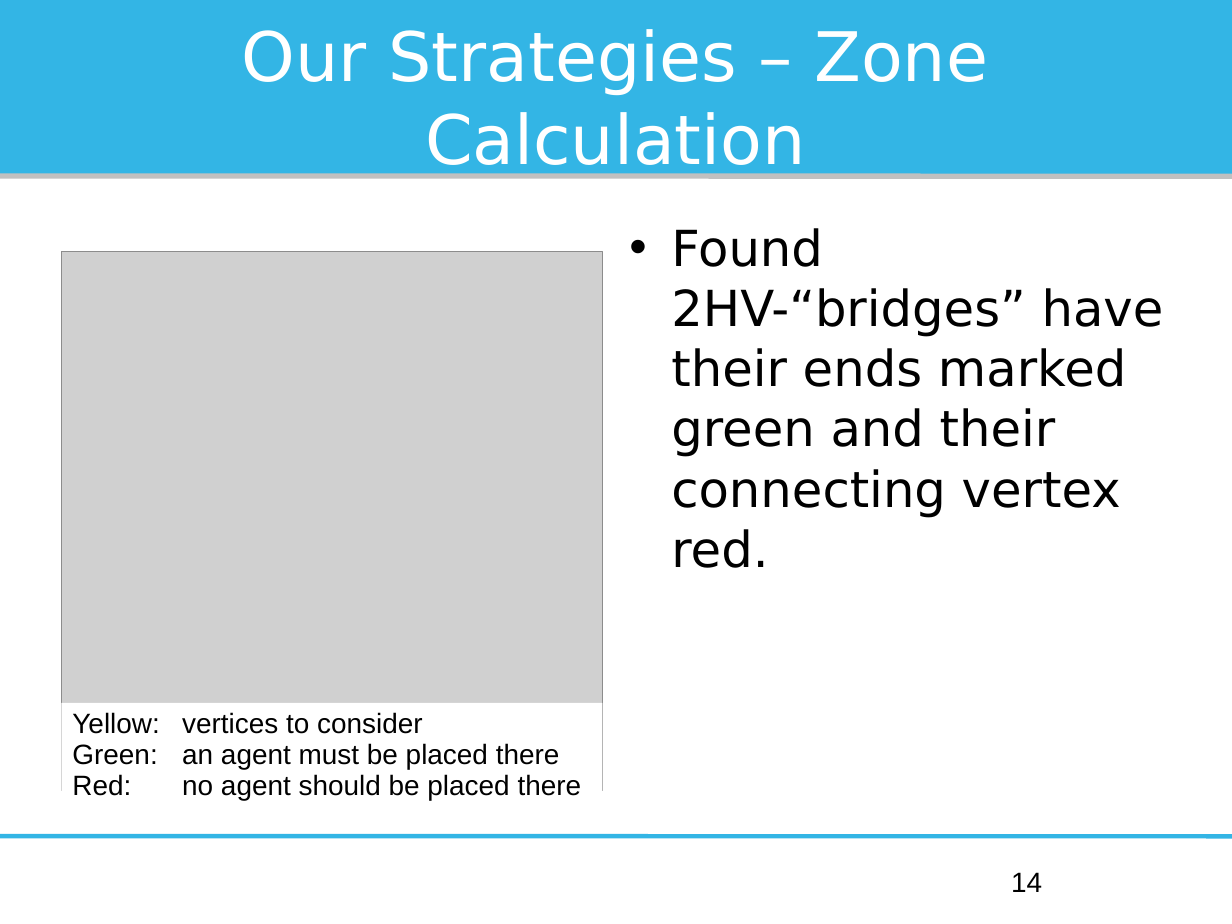
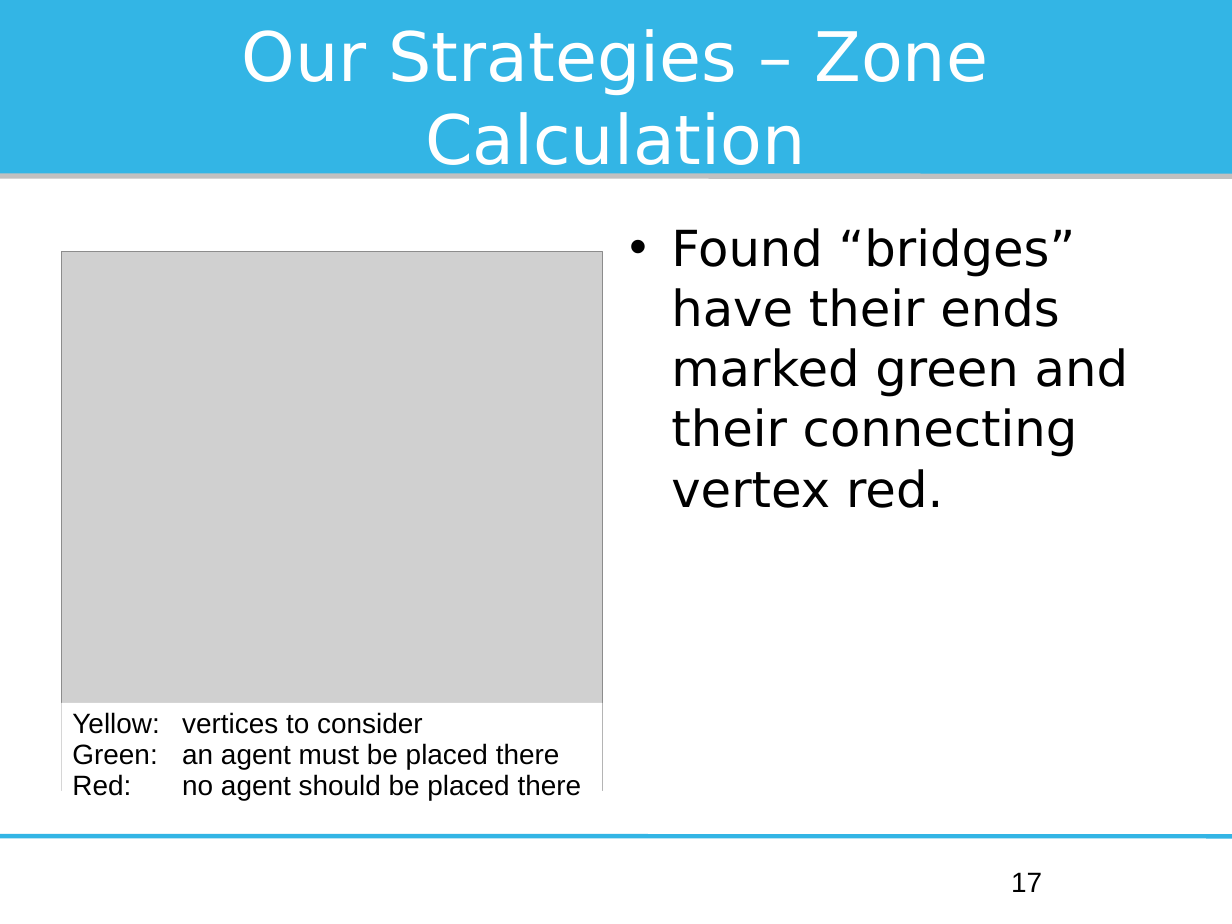
Before and after one commit to Institute-Web-Science-and-Technologies/mapc, a slide deck: slide 17 of Oberseminar/presentation.odp (slide 14 before the commit). Drawn at 1232x924 pixels with LibreOffice and Linux fonts; fonts in the diff are those of the drawing; grey boxes stand for pictures. Boxes give left, top, right and bottom in pixels: in the first picture for what was removed or moved away, otherwise in the second. Text is boxed around its words. In the diff, an @@ line names an element or a change of style, - is before the commit and + after.

```diff
--- a/Oberseminar/presentation.odp
+++ b/Oberseminar/presentation.odp
@@ text at box(671, 228, 1128, 508): text changed @@
-• Found 2HV-“bridges” have their ends marked green and their connecting vertex red.
+• Found “bridges” have their ends marked green and their connecting vertex red.
@@ page number at box(1011, 872, 1042, 892): text changed @@
-14
+17
```
Also in this commit, not shown: 10 other slides changed, 4 slides added, 1 other file.
